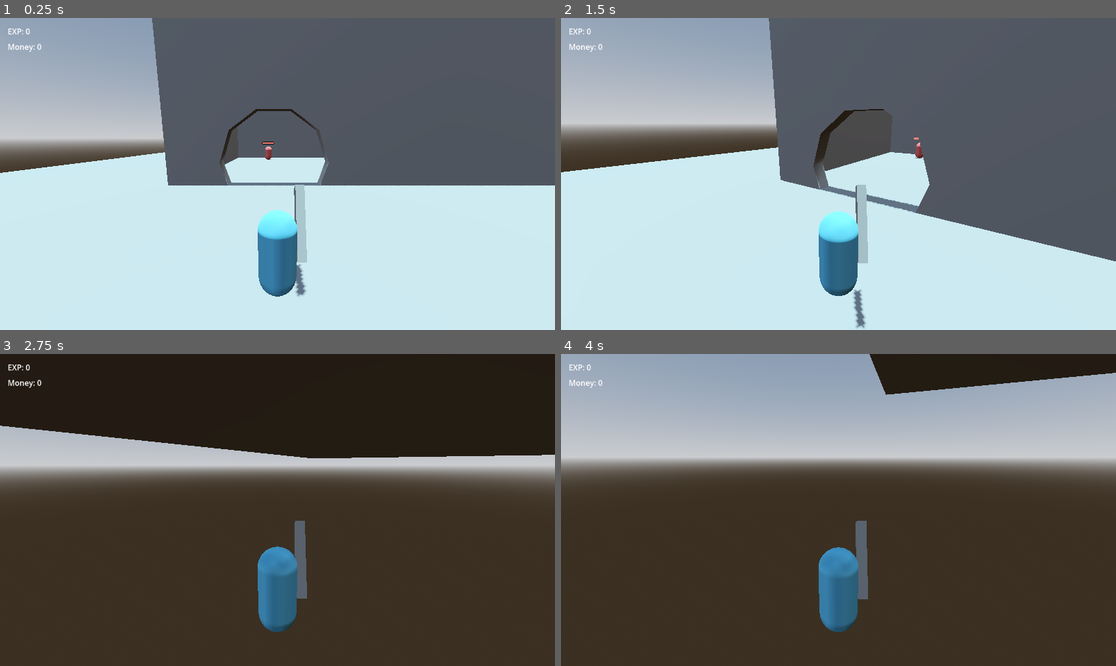
Above: before the commit, frames 1-4 (two rows, left to right).
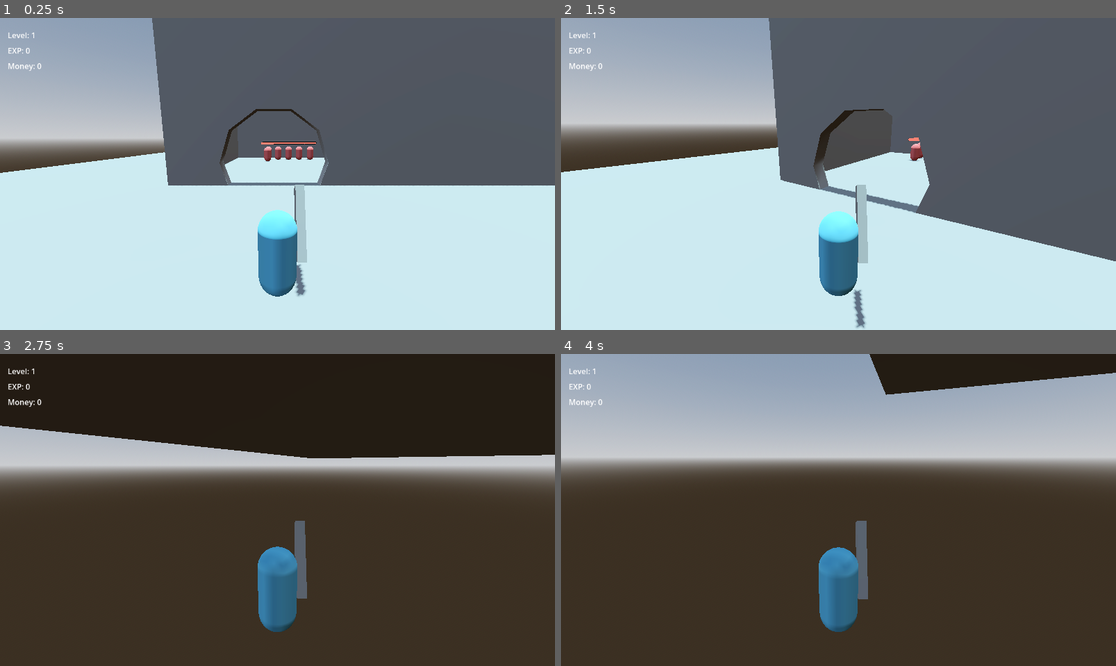
Above: after the commit, the same moments.

Repository: hollisma/mvm-30
Game: Godot game, scene res://scenes/system/main.tscn
Two runs of this game, one before a commit and one after it. Both use one fixed random seed, a clock stepped at 60 frames per second and the inputs below.
Inputs (mouse positions are in pixels of both pictures, inside the frame that each line leads up to):
- Up to frame 1 (0.25 s): no input
- Up to frame 2 (1.5 s): tap Enter at 0.5 s; move the mouse to (960, 158) at 0.52 s; hold D (right) 0.53-1.28 s; click (960, 158) at 0.6 s; tap Space (jump) at 0.77 s; move the mouse to (810, 174) at 1.27 s; hold W (forward) from 1.28 s (still down); tap ` (dev_freefly) at 1.35 s
- Up to frame 3 (2.75 s): keep holding W (forward); tap Space (jump) at 1.52 s; move the mouse to (288, 503) at 2.02 s; hold Shift (sprint) from 2.03 s (still down)
- Up to frame 4 (4 s): keep holding W (forward); move the mouse to (832, 516) at 2.77 s; release Shift (sprint) at 2.78 s; click (832, 516) at 2.85 s; tap Space (jump) at 3.02, 3.77 s; move the mouse to (877, 513) at 3.52 s; tap ` (dev_freefly) at 3.6 s

The runs differ from the first frame. In frame 1, 0.5% of the frame differs, in the area x 1-58%, y 3-47%; in frame 2, 0.3%; in frame 3, 0.2%; in frame 4, 0.2%.

Commit message:
level up functionality + hud text

Diff:
--- a/scenes/enemies/enemy.gd
+++ b/scenes/enemies/enemy.gd
@@ -18,9 +18,6 @@
 	health_bar.set_health(damageable.health)
 
 func _do_death():
-	print(PlayerState.money)
 	PlayerState.add_exp(exp_amount)
 	PlayerState.add_money(money_amount)
-	print(PlayerState.money)
-	print(money_amount)
 	queue_free()
--- a/scenes/system/main.tscn
+++ b/scenes/system/main.tscn
@@ -37,3 +37,18 @@
 transform = Transform3D(1, 0, 0, 0, 1, 0, 0, 0, 1, -38.5, 1.5000004, -10.2)
 
 [node name="HUD" parent="." unique_id=113979026 instance=ExtResource("4_5m258")]
+
+[node name="Enemy2" parent="." unique_id=286009393 instance=ExtResource("3_ii55j")]
+transform = Transform3D(1, 0, 0, 0, 1, 0, 0, 0, 1, -38.5, 1.5000004, -8)
+
+[node name="Enemy3" parent="." unique_id=1224290363 instance=ExtResource("3_ii55j")]
+transform = Transform3D(1, 0, 0, 0, 1, 0, 0, 0, 1, -37, 1.5000004, -10.2)
+
+[node name="Enemy4" parent="." unique_id=1121427880 instance=ExtResource("3_ii55j")]
+transform = Transform3D(1, 0, 0, 0, 1, 0, 0, 0, 1, -35.4, 1.5000004, -10.2)
+
+[node name="Enemy5" parent="." unique_id=1659397261 instance=ExtResource("3_ii55j")]
+transform = Transform3D(1, 0, 0, 0, 1, 0, 0, 0, 1, -33.8, 1.5000004, -10.2)
+
+[node name="Enemy6" parent="." unique_id=1504899536 instance=ExtResource("3_ii55j")]
+transform = Transform3D(1, 0, 0, 0, 1, 0, 0, 0, 1, -32.1, 1.5000004, -10.2)
--- a/scenes/ui/hud.gd
+++ b/scenes/ui/hud.gd
@@ -1,16 +1,24 @@
 extends CanvasLayer
 
+const LEVEL_LABEL_TEXT := "Level: %d"
 const EXP_LABEL_TEXT := "EXP: %d"
 const MONEY_LABEL_TEXT := "Money: %d"
+
+@onready var level_label = $LevelLabel
 @onready var exp_label = $ExpLabel
 @onready var money_label = $MoneyLabel
 
 func _ready():
+	Events.level_changed.connect(_update_level_text)
 	Events.exp_changed.connect(_update_exp_text)
 	Events.money_changed.connect(_update_money_text)
 
+	_update_level_text()
 	_update_exp_text()
 	_update_money_text()
+
+func _update_level_text():
+	level_label.text = LEVEL_LABEL_TEXT % PlayerState.level
 
 func _update_exp_text():
 	exp_label.text = EXP_LABEL_TEXT % PlayerState.experience
--- a/scenes/ui/hud.tscn
+++ b/scenes/ui/hud.tscn
@@ -5,16 +5,23 @@
 [node name="HUD" type="CanvasLayer" unique_id=113979026]
 script = ExtResource("1_0mwgc")
 
+[node name="LevelLabel" type="Label" parent="." unique_id=985150045]
+offset_left = 16.0
+offset_top = 24.0
+offset_right = 56.0
+offset_bottom = 47.0
+text = "Level: "
+
 [node name="ExpLabel" type="Label" parent="." unique_id=1903072184]
 offset_left = 16.0
-offset_top = 16.0
+offset_top = 56.0
 offset_right = 56.0
-offset_bottom = 39.0
+offset_bottom = 79.0
 text = "EXP: "
 
 [node name="MoneyLabel" type="Label" parent="." unique_id=1632796450]
 offset_left = 16.0
-offset_top = 48.0
+offset_top = 88.0
 offset_right = 78.0
-offset_bottom = 71.0
+offset_bottom = 111.0
 text = "Money: "
--- a/scripts/events.gd
+++ b/scripts/events.gd
@@ -1,5 +1,6 @@
 extends Node
 @warning_ignore_start("UNUSED_SIGNAL")
 
+signal level_changed
 signal exp_changed
 signal money_changed
--- a/scripts/player_state.gd
+++ b/scripts/player_state.gd
@@ -6,8 +6,20 @@
 
 func add_exp(amount):
 	experience += amount
+	_check_level_up()
 	Events.exp_changed.emit()
 
 func add_money(amount):
 	money += amount
 	Events.money_changed.emit()
+
+func _check_level_up():
+	var exp_for_next_level = _exp_for_level(level)
+	if experience >= exp_for_next_level:
+		experience -= exp_for_next_level
+		level += 1
+		Events.level_changed.emit()
+		print("[DEBUG] Leveled up to %d" % level)
+
+func _exp_for_level(_level: int):
+	return _level * 5
